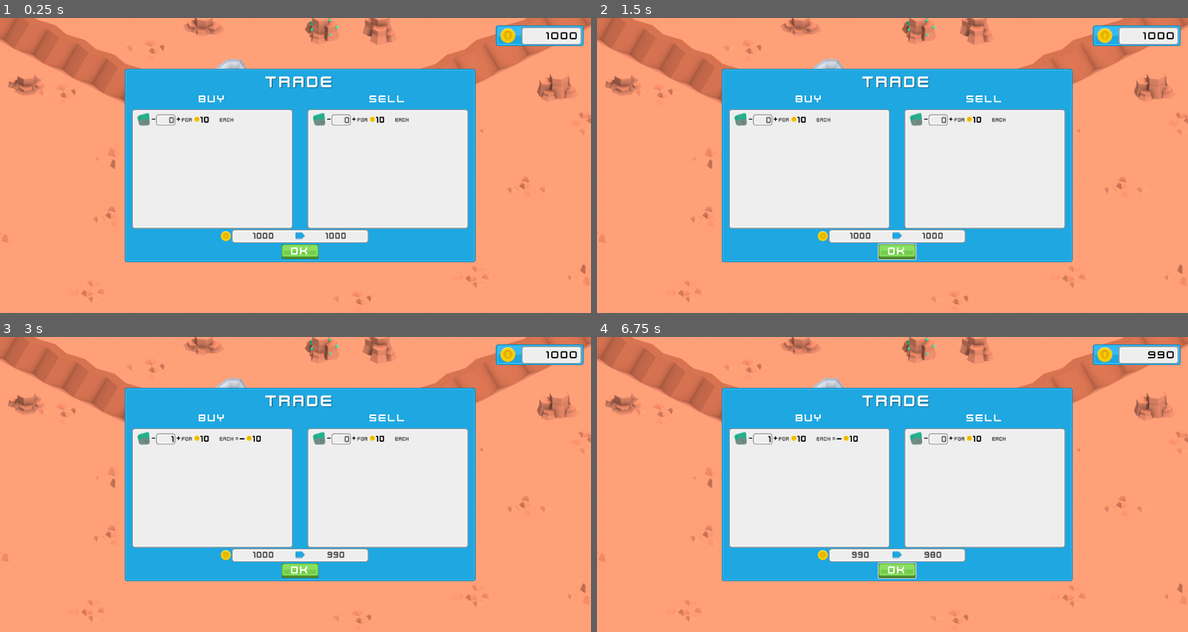
Above: before the commit, frames 1-4 (two rows, left to right).
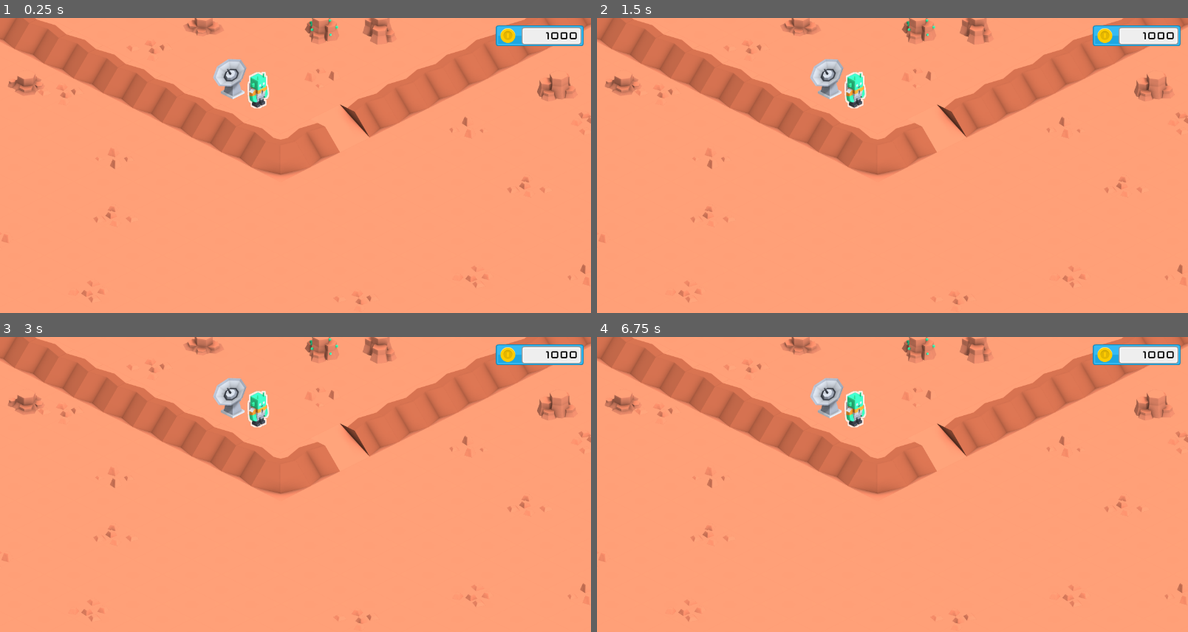
Above: after the commit, the same moments.

Repository: iapetos163/kenney-jam-2023
Game: Godot game, scene res://scene/planet.tscn
Same seed, same stepped clock (60 frames per second), same inputs: the game is played once before the commit and once after it.
Inputs (mouse positions are in pixels of both pictures, inside the frame that each line leads up to):
- Up to frame 1 (0.25 s): no input
- Up to frame 2 (1.5 s): click (898, 251) at 0.5 s, where only the run before the commit has a clickable "OK"; click (898, 251) at 1.25 s, where only the run before the commit has a clickable "OK"
- Up to frame 3 (3 s): click (153, 437) at 2.02 s; click (177, 437) at 2.77 s
- Up to frame 4 (6.75 s): click (750, 437) at 3.52 s; click (774, 437) at 4.27 s; click (750, 437) at 5.02 s; click (774, 437) at 5.77 s; click (898, 570) at 6.5 s, where only the run before the commit has a clickable "OK"

The runs differ from the first frame. In frame 1, 39% of the frame differs, in the area x 21-81%, y 17-83%; in frame 2, 39%; in frame 3, 39%; in frame 4, 39%, in the area x 21-96%, y 4-83%.

Commit message:
Interactable NPC

Diff:
--- /dev/null
+++ b/scene/npc_trader_sprite.gd
@@ -0,0 +1,14 @@
+extends Sprite2D
+
+
+func _ready():
+	material.set_shader_parameter('line_color', Vector4(1, 1, 1, 0.8))
+
+func _on_npc_trader_mouse_entered():
+	material.set_shader_parameter('line_color', Vector4(1, 1, 1, 1))
+	Input.set_default_cursor_shape(Input.CURSOR_POINTING_HAND)
+
+
+func _on_npc_trader_mouse_exited():
+	material.set_shader_parameter('line_color', Vector4(1, 1, 1, 0.8))
+	Input.set_default_cursor_shape(Input.CURSOR_ARROW)
--- a/scene/planet.gd
+++ b/scene/planet.gd
@@ -4,11 +4,17 @@
 
 var money_amount = 1000
 
-# Called when the node enters the scene tree for the first time.
-func _ready():
-	$'./trade_ui'.set_available_amount(money_amount)
+var buy_items: Array[Dictionary] = [{ 'item_type': 'IRON', 'unit_amount': 15 }]
+var sell_items: Array[Dictionary] = [{ 'item_type': 'IRON', 'unit_amount': 10 }]
 
 func _on_trade_ui_submitted(net_diff_amount: int):
 	money_amount += net_diff_amount
-	$'./trade_ui'.set_available_amount(money_amount)
 	money_amount_updated.emit()
+
+func _on_npc_trader_input_event(_viewport: Node, event: InputEvent, _yeah):
+	if event is InputEventMouseButton and event.is_pressed():
+		var trade = $'./trade_ui'
+		trade.set_available_amount(money_amount)
+		trade.set_buy_items(buy_items)
+		trade.set_sell_items(sell_items)
+		trade.visible = true
--- a/scene/planet.tscn
+++ b/scene/planet.tscn
@@ -1,10 +1,13 @@
-[gd_scene load_steps=19 format=3 uid="uid://cwgs1eoegd0d"]
+[gd_scene load_steps=24 format=3 uid="uid://cwgs1eoegd0d"]
 
 [ext_resource type="TileSet" uid="uid://bs3tej65i3x01" path="res://tilemap/planetv1.tres" id="1_4bxrw"]
 [ext_resource type="Script" path="res://scene/planet.gd" id="1_vaqis"]
 [ext_resource type="Texture2D" uid="uid://bftpc3uosdva" path="res://asset/ui/blue_button01.png" id="2_u7c2o"]
+[ext_resource type="Shader" path="res://shader/outline.gdshader" id="3_1j2th"]
 [ext_resource type="Texture2D" uid="uid://b126wm3pj77cw" path="res://asset/coinGold.png" id="3_vod5y"]
+[ext_resource type="Texture2D" uid="uid://d2vkyfcjujvi0" path="res://asset/alien/alien_SE.png" id="4_0ef45"]
 [ext_resource type="PackedScene" uid="uid://crw1u2d46c1b" path="res://ui/gray_panel.tscn" id="4_dbp6n"]
+[ext_resource type="Script" path="res://scene/npc_trader_sprite.gd" id="5_f655t"]
 [ext_resource type="FontFile" uid="uid://bo5nhlmmcngkt" path="res://asset/ui/Kenney Future.ttf" id="5_yfxqn"]
 [ext_resource type="Script" path="res://ui/trade.gd" id="6_ja7st"]
 [ext_resource type="PackedScene" uid="uid://tgjccevfleic" path="res://ui/blue_panel.tscn" id="6_vtg26"]
@@ -16,6 +19,14 @@
 [ext_resource type="PackedScene" uid="uid://bilnpiq2leps0" path="res://ui/transaction_set.tscn" id="10_6txwf"]
 [ext_resource type="Script" path="res://ui/trade_new_money_amount.gd" id="10_cir3g"]
 [ext_resource type="PackedScene" uid="uid://dwcwkqy0bleq" path="res://ui/green_button.tscn" id="12_p0rwm"]
+
+[sub_resource type="RectangleShape2D" id="RectangleShape2D_lrq8c"]
+size = Vector2(42, 72)
+
+[sub_resource type="ShaderMaterial" id="ShaderMaterial_tg28l"]
+shader = ExtResource("3_1j2th")
+shader_parameter/line_color = Color(1, 1, 1, 0.815686)
+shader_parameter/line_thickness = 3.0
 
 [sub_resource type="LabelSettings" id="LabelSettings_186vl"]
 font = ExtResource("5_yfxqn")
@@ -52,7 +63,7 @@
 layer_2/y_sort_enabled = true
 layer_2/y_sort_origin = 256
 layer_2/z_index = 0
-layer_2/tile_data = PackedInt32Array(262148, 327680, 0, 6, 262150, 3, 262153, 393222, 3, 131074, 6, 4, 262149, 327686, 4, 196611, 983046, 4, 3, 851974, 3, 5, 917510, 2)
+layer_2/tile_data = PackedInt32Array(6, 262150, 3, 262153, 393222, 3, 131074, 6, 4, 262149, 327686, 4, 196611, 983046, 4, 3, 851974, 3, 5, 917510, 2)
 layer_3/name = "layer3"
 layer_3/enabled = true
 layer_3/modulate = Color(1, 1, 1, 1)
@@ -61,6 +72,21 @@
 layer_3/z_index = 0
 layer_3/tile_data = PackedInt32Array()
 
+[node name="npc_trader" type="Area2D" parent="."]
+
+[node name="CollisionShape2D" type="CollisionShape2D" parent="npc_trader"]
+position = Vector2(559, 157)
+shape = SubResource("RectangleShape2D_lrq8c")
+
+[node name="npc_trader_sprite" type="Sprite2D" parent="npc_trader"]
+y_sort_enabled = true
+material = SubResource("ShaderMaterial_tg28l")
+position = Vector2(559, 156)
+texture = ExtResource("4_0ef45")
+region_enabled = true
+region_rect = Rect2(228, 244, 56, 80)
+script = ExtResource("5_f655t")
+
 [node name="hud" type="Control" parent="."]
 layout_mode = 3
 anchors_preset = 15
@@ -70,6 +96,7 @@
 offset_bottom = 640.0
 grow_horizontal = 2
 grow_vertical = 2
+mouse_filter = 1
 
 [node name="money_outer" type="Control" parent="hud"]
 layout_mode = 1
@@ -123,6 +150,7 @@
 script = ExtResource("7_gqfft")
 
 [node name="trade_ui" type="Control" parent="."]
+visible = false
 layout_mode = 3
 anchors_preset = 0
 offset_left = 270.0
@@ -322,6 +350,7 @@
 offset_bottom = 1.0
 grow_horizontal = 2
 grow_vertical = 2
+mouse_default_cursor_shape = 2
 
 [node name="green_button" parent="trade_ui/body_container/ok_button" instance=ExtResource("12_p0rwm")]
 layout_mode = 1
@@ -348,6 +377,9 @@
 vertical_alignment = 1
 
 [connection signal="money_amount_updated" from="." to="hud/money_outer/money_amount_container/money_amount" method="_on_root_money_amount_updated"]
+[connection signal="input_event" from="npc_trader" to="." method="_on_npc_trader_input_event"]
+[connection signal="mouse_entered" from="npc_trader" to="npc_trader/npc_trader_sprite" method="_on_npc_trader_mouse_entered"]
+[connection signal="mouse_exited" from="npc_trader" to="npc_trader/npc_trader_sprite" method="_on_npc_trader_mouse_exited"]
 [connection signal="available_amount_updated" from="trade_ui" to="trade_ui/body_container/money_amount_change_container/current_money_amount" method="_on_trade_ui_available_amount_updated"]
 [connection signal="available_amount_updated" from="trade_ui" to="trade_ui/body_container/money_amount_change_container/new_money_amount" method="_on_trade_ui_available_amount_updated"]
 [connection signal="net_diff_amount_updated" from="trade_ui" to="trade_ui/body_container/money_amount_change_container/new_money_amount" method="_on_trade_ui_net_diff_amount_updated"]
--- /dev/null
+++ b/shader/outline.gdshader
@@ -0,0 +1,22 @@
+shader_type canvas_item;
+
+uniform vec4 line_color : source_color = vec4(1.0);
+uniform float line_thickness : hint_range(0, 10) = 1.0;
+
+const vec2 OFFSETS[8] = {
+	vec2(-1, -1), vec2(-1, 0), vec2(-1, 1), vec2(0, -1), vec2(0, 1),
+	vec2(1, -1), vec2(1, 0), vec2(1, 1)
+};
+
+void fragment() {
+	vec2 size = TEXTURE_PIXEL_SIZE * line_thickness;
+	float outline = 0.0;
+
+	for (int i = 0; i < OFFSETS.length(); i++) {
+		outline += texture(TEXTURE, UV + size * OFFSETS[i]).a;
+	}
+	outline = min(outline, 1.0);
+
+	vec4 color = texture(TEXTURE, UV);
+	COLOR = mix(color, line_color, outline - color.a);
+}
--- a/ui/trade.gd
+++ b/ui/trade.gd
@@ -11,6 +11,14 @@
 	available_amount = amount
 	available_amount_updated.emit()
 
+func set_buy_items(items: Array[Dictionary]):
+	$'./body_container/buy_container/buy_txn_set'.set_items(items)
+	refresh_net_diff_amount()
+
+func set_sell_items(items: Array[Dictionary]):
+	$'./body_container/sell_container/sell_txn_set'.set_items(items)
+	refresh_net_diff_amount()
+
 func refresh_net_diff_amount():
 	var buy_diff_amount = $'./body_container/buy_container/buy_txn_set'.total_diff_amount
 	var sell_diff_amount = $'./body_container/sell_container/sell_txn_set'.total_diff_amount
@@ -23,5 +31,11 @@
 func _on_sell_txn_set_total_diff_amount_updated():
 	refresh_net_diff_amount()
 
+func reset():
+	set_buy_items([])
+	set_sell_items([])
+
 func _on_ok_button_pressed():
+	visible = false
 	submitted.emit(net_diff_amount)
+	reset()
--- a/ui/transaction_set.gd
+++ b/ui/transaction_set.gd
@@ -32,9 +32,6 @@
 		entry_nodes.append(create_entry(item, y_offset))
 		y_offset += 48
 
-func _ready():
-	set_items([{ 'item_type': 'IRON', 'unit_amount': 10 }])
-
 func _on_entry_total_amount_updated():
 	var sum = 0
 	for entry in entry_nodes:
Binary file added: asset/alien/alien_E.png
Not shown, added: asset/alien/alien_E.png.import
Binary file added: asset/alien/alien_N.png
Not shown, added: asset/alien/alien_N.png.import
Binary file added: asset/alien/alien_NE.png
Not shown, added: asset/alien/alien_NE.png.import
Binary file added: asset/alien/alien_NW.png
Not shown, added: asset/alien/alien_NW.png.import
Binary file added: asset/alien/alien_S.png
Not shown, added: asset/alien/alien_S.png.import
Binary file added: asset/alien/alien_SE.png
Not shown, added: asset/alien/alien_SE.png.import
(and 4 more such lines)
